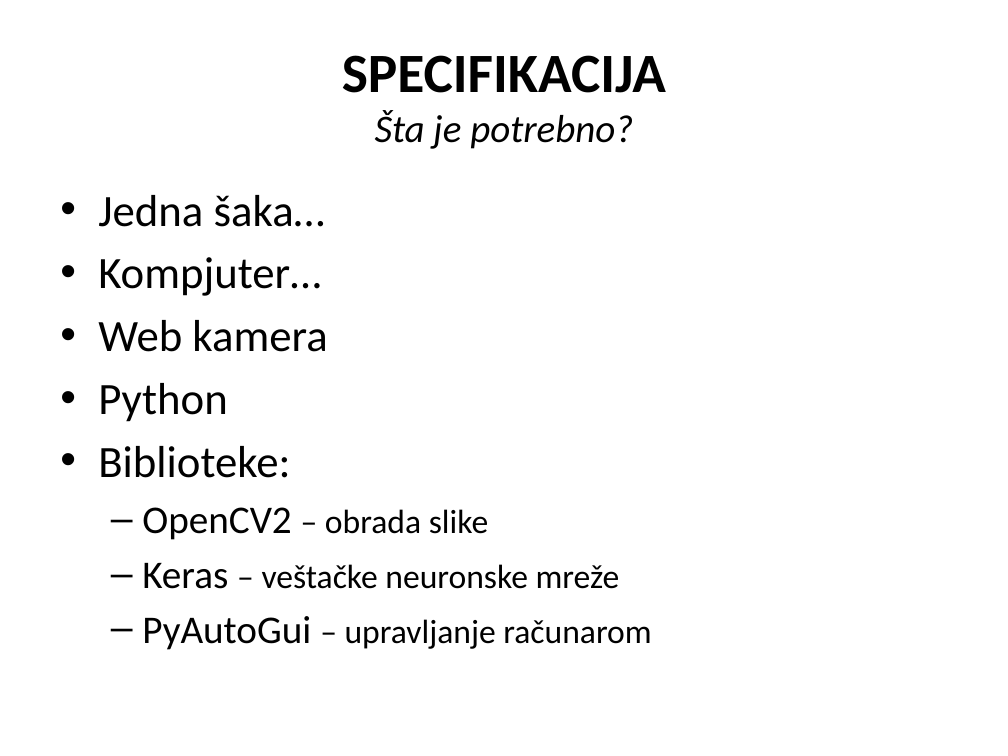
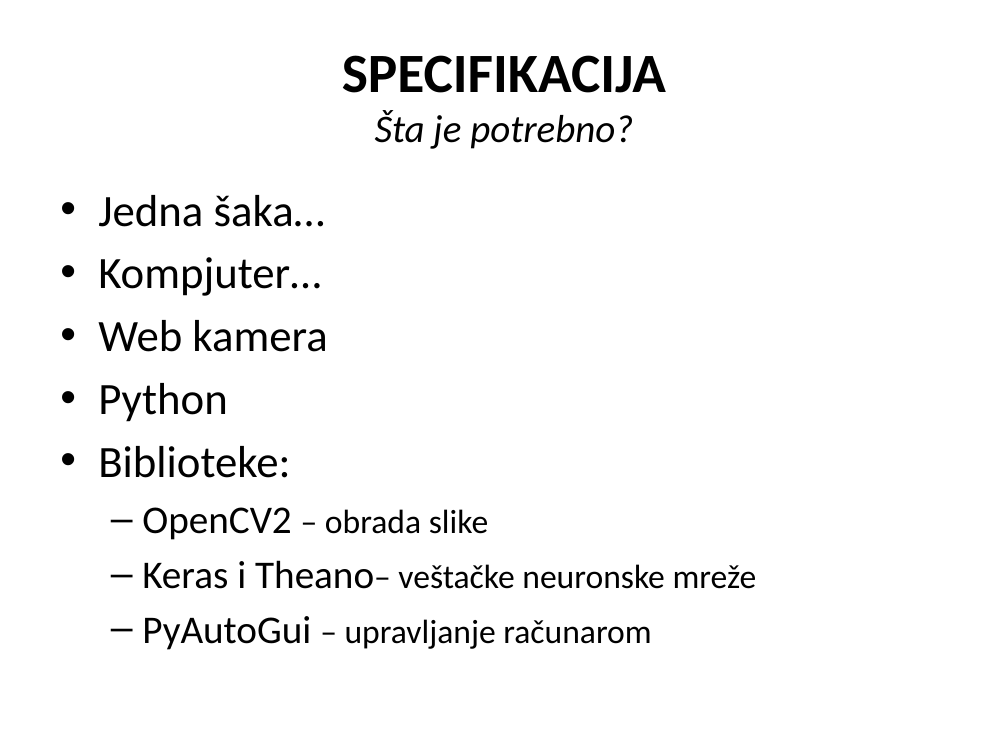
Before and after one commit to cLaki/UseTheForce, a slide deck: slide 2 of Upravljanje računarom na osnovu pokreta snimljenih web kamerom.pptx. Drawn at 1008x756 pixels with LibreOffice and Linux fonts; fonts in the diff are those of the drawing. Boxes give left, top, right and bottom in pixels: in the first picture for what was removed or moved away, otherwise in the second. Text is boxed around its words. In the diff, an @@ line names an element or a change of style, - is before the commit and + after.

```diff
--- a/Upravljanje računarom na osnovu pokreta snimljenih web kamerom.pptx
+++ b/Upravljanje računarom na osnovu pokreta snimljenih web kamerom.pptx
@@ text at bbox=[142, 560, 757, 589]: text changed @@
-  – Keras – veštačke neuronske mreže
+  – Keras i Theano– veštačke neuronske mreže
```
Also in this commit, not shown: 8 other slides changed, 6 slides added, 4 slides removed, 16 other files.
